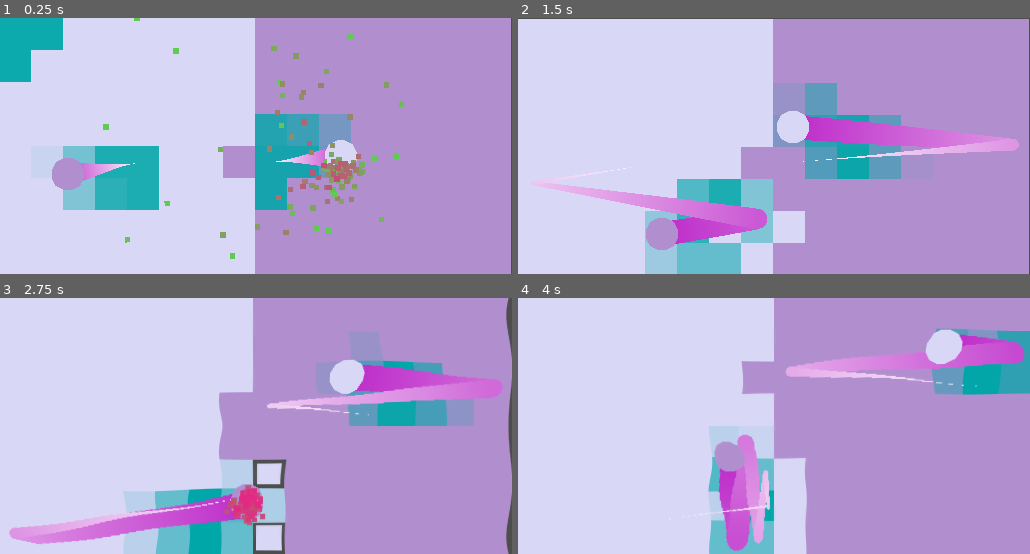
Above: before the commit, frames 1-4 (two rows, left to right).
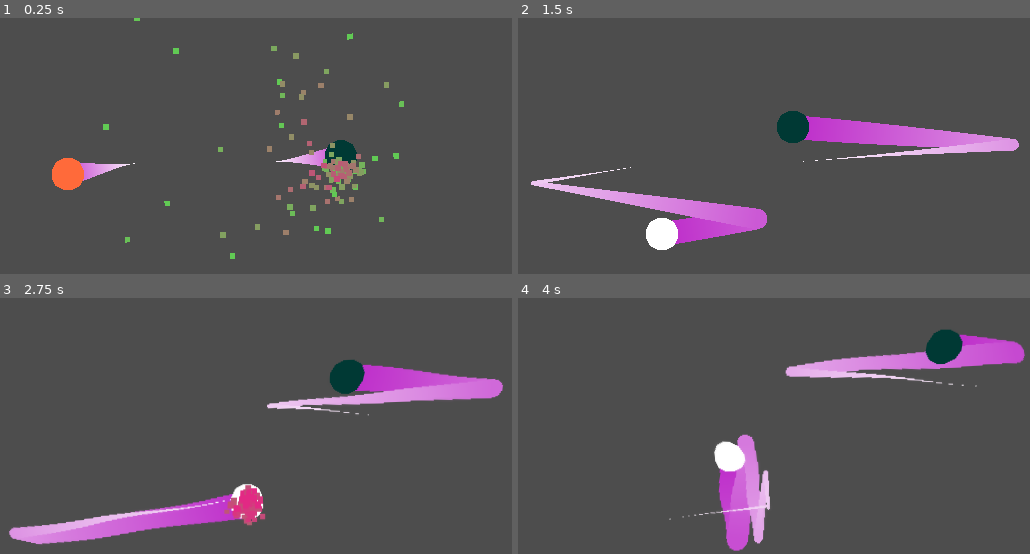
Above: after the commit, the same moments.

Repository: CodyI20/Godot-effects
Game: Godot game, scene res://Scenes/game.tscn
The game is run twice, just before and just after one commit, with the same random seed, the same clock (stepped at 60 frames per second) and the same inputs.
Inputs:
- Up to frame 1 (0.25 s): no input
- Up to frame 2 (1.5 s): no input
- Up to frame 3 (2.75 s): no input
- Up to frame 4 (4 s): no input

The runs differ from the first frame. In frame 1, 97% of the frame differs, in the area x 0-100%, y 0-100%; in frame 2, 93%; in frame 3, 92%; in frame 4, 94%.

Commit message:
Updates
 New effects implemented:
- Ball flashes when it collides with anything
- A ripple effect is played when the tile gets collided with by either of the balls

Things to add:
- Add the shiny effect somewhere
- Make it so that the ripple effect changes the color as it passes over the texture

Things to fix:

- RIPPLE EFFECT on POLYGON2D : In order to do this you are required to place a texture on the Polygon2D. I used a placeholder texture so I can set the UVs and use the shader material.  ** FIND A WAY TO MAKE IT NOT DARKEN THE COLORS ** (Since the placeholder texture has the bright pink color)

- Remove the color tween from the tiles so you can replace it with the new ripple effect

- Change the values inside the wait_times of the ball_polygon.gd script in order to make it feel more like a quick lightning effect

Diff:
--- /dev/null
+++ b/Art/Shaders/CIUV.gdshader
@@ -0,0 +1,5 @@
+shader_type canvas_item;
+
+void fragment() {
+	COLOR = vec4(UV, 0.5, 1.0);
+}
--- /dev/null
+++ b/Art/Shaders/flash.gdshader
@@ -0,0 +1,12 @@
+shader_type canvas_item;
+
+uniform vec4 flash_color : source_color = vec4(1.0);
+uniform bool flash = false;
+
+void fragment() {
+	vec4 color = texture(TEXTURE, UV);
+
+	if (flash){
+		COLOR = mix(color,flash_color, color.a);
+	}
+}
--- a/Art/Shaders/ripple.gdshader
+++ b/Art/Shaders/ripple.gdshader
@@ -1,14 +1,43 @@
 shader_type canvas_item;
 
-uniform float wave_count : hint_range(1.0, 50.0, 1.0) = 20.0;
-uniform float speed : hint_range(0.0, 50.0, 0.1) = 3.0;
-uniform float height : hint_range(0.0, 0.1, 0.001) = 0.003;
-uniform sampler2D SCREEN_TEXTURE: hint_screen_texture, filter_linear_mipmap;
+uniform vec3 color: source_color;
+uniform float num_cells: hint_range(2.0, 20.0, 1.0)=10.0;
+uniform float speed: hint_range(0.1,2.0, 0.01)=1.0;
+uniform float smoothness: hint_range(0.5, 0.99, 0.01)=0.99;
+uniform float angle: hint_range(0.0, 360.0)=45.0;
 
-void fragment() {
-	vec2 cPos = -1.0 + 2.0 * UV / (1.0 / TEXTURE_PIXEL_SIZE);
-	float cLength = length(cPos);
-	vec2 uv = FRAGCOORD.xy / (1.0 / SCREEN_PIXEL_SIZE).xy + (cPos/cLength) * cos(cLength * wave_count - TIME * speed) * height;
-    vec3 col = texture(SCREEN_TEXTURE,uv).xyz;
-	COLOR = vec4(col,1.0);
+uniform float progress : hint_range(0.0, 1.1, 0.05) = 0.0;
+
+float rectanglef (vec2 uv, float width, float height, float feather){
+	vec2 uv_cartesian = uv * 2.0 - 1.0;
+	vec2 uv_reflected = abs(uv_cartesian);
+	float dfx = smoothstep(width,width+feather,uv_reflected.x);
+	float dfy = smoothstep(height,height+feather,uv_reflected.y);
+	return max(dfx,dfy);
 }
+
+vec2 rotation ( vec2 uv, vec2 center, float ang){
+	mat2 rotation = mat2(
+					vec2(cos(ang), -sin(ang)),
+					vec2(sin(ang), cos(ang))
+					);
+	uv -= center;
+	uv *= rotation;
+	uv += center;
+	return uv;
+}
+
+void fragment(){
+
+	vec2 igrid = floor(UV * num_cells)/num_cells;
+
+	igrid = rotation(igrid, vec2(0.5), angle * PI/180.0);
+	igrid.x += 1.1 - progress*speed*2.1;
+	vec2 fgrid = fract(UV * num_cells);
+	float rect_mask = rectanglef(igrid, 0.001,2.0,smoothness);
+	float grid_mask = 1.0 - rectanglef(fgrid,rect_mask,rect_mask,0.0);
+	float outline_mask = 1.0 - rectanglef(fgrid,rect_mask+0.1,rect_mask+0.1,0.0) - grid_mask;
+	vec3 outline = outline_mask * color;
+	vec3 output = mix(COLOR.rgb,outline,outline_mask);
+	COLOR = vec4(output, outline_mask + grid_mask);
+}
--- /dev/null
+++ b/Art/Shaders/screen_ripple.gdshader
@@ -0,0 +1,14 @@
+shader_type canvas_item;
+
+uniform float wave_count : hint_range(1.0, 50.0, 1.0) = 20.0;
+uniform float speed : hint_range(0.0, 50.0, 0.1) = 3.0;
+uniform float height : hint_range(0.0, 0.1, 0.001) = 0.003;
+uniform sampler2D SCREEN_TEXTURE: hint_screen_texture, filter_linear_mipmap;
+
+void fragment() {
+	vec2 cPos = -1.0 + 2.0 * UV / (1.0 / TEXTURE_PIXEL_SIZE);
+	float cLength = length(cPos);
+	vec2 uv = FRAGCOORD.xy / (1.0 / SCREEN_PIXEL_SIZE).xy + (cPos/cLength) * cos(cLength * wave_count - TIME * speed) * height;
+    vec3 col = texture(SCREEN_TEXTURE,uv).xyz;
+	COLOR = vec4(col,1.0);
+}
--- /dev/null
+++ b/Art/Shaders/shine.gdshader
@@ -0,0 +1,69 @@
+shader_type canvas_item;
+render_mode blend_premul_alpha;
+
+uniform float Line_Smoothness : hint_range(0, 0.1) = 0.045;
+uniform float Line_Width : hint_range(0, 0.2) = 0.09;
+uniform float Brightness = 3.0;
+uniform float Rotation_deg : hint_range(-90, 90) = 30;
+uniform float Distortion : hint_range(1, 2) = 1.8;
+uniform float Speed = 0.7;
+uniform float Position : hint_range(0, 1) = 0;
+uniform float Position_Min = 0.25;
+uniform float Position_Max = 0.5;
+uniform float Alpha : hint_range(0, 1) = 1;
+uniform sampler2D surface: source_color;
+
+vec2 rotate_uv(vec2 uv, vec2 center, float rotation, bool use_degrees){
+		float _angle = rotation;
+		if(use_degrees){
+			_angle = rotation * (3.1415926/180.0);
+		}
+		mat2 _rotation = mat2(
+			vec2(cos(_angle), -sin(_angle)),
+			vec2(sin(_angle), cos(_angle))
+		);
+		vec2 _delta = uv - center;
+		_delta = _rotation * _delta;
+		return _delta + center;
+	}
+
+void fragment() {
+	vec2 center_uv = UV - vec2(0.5, 0.5);
+	float gradient_to_edge = max(abs(center_uv.x), abs(center_uv.y));
+	gradient_to_edge = gradient_to_edge * Distortion;
+	gradient_to_edge = 1.0 - gradient_to_edge;
+	vec2 rotaded_uv = rotate_uv(UV, vec2(0.5, 0.5), Rotation_deg, true);
+
+	float remapped_position;
+	{
+		float output_range = Position_Max - Position_Min;
+		remapped_position = Position_Min + output_range * Position;
+	}
+
+	float remapped_time = TIME * Speed + remapped_position;
+	remapped_time = fract(remapped_time);
+	{
+		remapped_time = -2.0 + 4.0 * remapped_time;
+	}
+
+	vec2 offset_uv = vec2(rotaded_uv.xy) + vec2(remapped_time, 0.0);
+	float line = vec3(offset_uv, 0.0).x;
+	line = abs(line);
+	line = gradient_to_edge * line;
+	line = sqrt(line);
+
+	float line_smoothness = clamp(Line_Smoothness, 0.001, 1.0);
+	float offset_plus = Line_Width + line_smoothness;
+	float offset_minus = Line_Width - line_smoothness;
+
+	float remapped_line;
+	{
+		float input_range = offset_minus - offset_plus;
+		remapped_line = (line - offset_plus) / input_range;
+	}
+	remapped_line *= Brightness;
+	remapped_line = min(remapped_line, Alpha);
+
+	vec4 surface_tex = texture(surface, UV);
+	COLOR.rgba *= vec4(remapped_line) * surface_tex.a;
+}
--- a/Scenes/ball.tscn
+++ b/Scenes/ball.tscn
@@ -1,6 +1,14 @@
-[gd_scene load_steps=3 format=3 uid="uid://dy6iv0x8udb1v"]
+[gd_scene load_steps=6 format=3 uid="uid://dy6iv0x8udb1v"]
 
 [ext_resource type="Script" path="res://Scripts/ball.gd" id="1_b2blh"]
+[ext_resource type="Shader" path="res://Art/Shaders/flash.gdshader" id="2_g0nl4"]
+[ext_resource type="Script" path="res://Scripts/ball_polygon.gd" id="3_3reul"]
+
+[sub_resource type="ShaderMaterial" id="ShaderMaterial_bdwog"]
+resource_local_to_scene = true
+shader = ExtResource("2_g0nl4")
+shader_parameter/flash_color = Color(1, 1, 1, 1)
+shader_parameter/flash = false
 
 [sub_resource type="CircleShape2D" id="CircleShape2D_rw2ro"]
 radius = 4.0
@@ -11,10 +19,14 @@
 collision_mask = 13
 motion_mode = 1
 script = ExtResource("1_b2blh")
+colour_ball_one = Color(0, 0.225495, 0.206829, 1)
+colour_ball_two = Color(1, 0.417617, 0.228691, 1)
 
 [node name="Polygon2D" type="Polygon2D" parent="."]
+material = SubResource("ShaderMaterial_bdwog")
 color = Color(1, 1, 0, 1)
 polygon = PackedVector2Array(1, 1, 3, 0, 5, 0, 7, 1, 8, 3, 8, 4, 8, 5, 7, 7, 5, 8, 4, 8, 3, 8, 1, 7, 0, 5, 0, 4, 0, 3)
+script = ExtResource("3_3reul")
 
 [node name="CollisionShape2D" type="CollisionShape2D" parent="."]
 position = Vector2(4, 4)
--- a/Scenes/game.tscn
+++ b/Scenes/game.tscn
@@ -1,9 +1,10 @@
-[gd_scene load_steps=9 format=3 uid="uid://d2uopcpeaxl8o"]
+[gd_scene load_steps=12 format=3 uid="uid://d2uopcpeaxl8o"]
 
 [ext_resource type="Script" path="res://Scripts/screen_shake.gd" id="1_oeu2d"]
 [ext_resource type="PackedScene" uid="uid://dy6iv0x8udb1v" path="res://Scenes/ball.tscn" id="2_u88ny"]
 [ext_resource type="PackedScene" uid="uid://8u50fc06u2ye" path="res://Scenes/tile.tscn" id="3_twn5j"]
-[ext_resource type="Shader" path="res://Art/Shaders/ripple.gdshader" id="4_alt8s"]
+[ext_resource type="Shader" path="res://Art/Shaders/flash.gdshader" id="4_06u4l"]
+[ext_resource type="Shader" path="res://Art/Shaders/screen_ripple.gdshader" id="4_alt8s"]
 [ext_resource type="Script" path="res://Scripts/color_rect.gd" id="5_dji1p"]
 
 [sub_resource type="RectangleShape2D" id="RectangleShape2D_ar8xm"]
@@ -11,6 +12,18 @@
 
 [sub_resource type="RectangleShape2D" id="RectangleShape2D_6j2en"]
 size = Vector2(16, 96)
+
+[sub_resource type="ShaderMaterial" id="ShaderMaterial_ycgao"]
+resource_local_to_scene = true
+shader = ExtResource("4_06u4l")
+shader_parameter/flash_color = Color(1, 1, 1, 1)
+shader_parameter/flash = false
+
+[sub_resource type="ShaderMaterial" id="ShaderMaterial_d0pu0"]
+resource_local_to_scene = true
+shader = ExtResource("4_06u4l")
+shader_parameter/flash_color = Color(1, 1, 1, 1)
+shader_parameter/flash = false
 
 [sub_resource type="ShaderMaterial" id="ShaderMaterial_qai06"]
 shader = ExtResource("4_alt8s")
@@ -693,6 +706,7 @@
 is_ball_one = true
 
 [node name="Polygon2D" parent="Ball1" index="0"]
+material = SubResource("ShaderMaterial_ycgao")
 color = Color(1, 0, 0, 1)
 
 [node name="Ball2" parent="." instance=ExtResource("2_u88ny")]
@@ -700,6 +714,7 @@
 collision_mask = 20
 
 [node name="Polygon2D" parent="Ball2" index="0"]
+material = SubResource("ShaderMaterial_d0pu0")
 color = Color(0, 0, 1, 1)
 
 [node name="CanvasLayer" type="CanvasLayer" parent="."]
--- a/Scenes/tile.tscn
+++ b/Scenes/tile.tscn
@@ -1,7 +1,20 @@
-[gd_scene load_steps=5 format=3 uid="uid://8u50fc06u2ye"]
+[gd_scene load_steps=11 format=3 uid="uid://8u50fc06u2ye"]
 
 [ext_resource type="Script" path="res://Scripts/tile.gd" id="1_1rer8"]
+[ext_resource type="Shader" path="res://Art/Shaders/ripple.gdshader" id="2_sxlu0"]
 [ext_resource type="Script" path="res://Scenes/tile_polygon.gd" id="2_x260a"]
+
+[sub_resource type="ShaderMaterial" id="ShaderMaterial_s6f38"]
+resource_local_to_scene = true
+shader = ExtResource("2_sxlu0")
+shader_parameter/color = Color(0, 0, 0, 1)
+shader_parameter/num_cells = 10.0
+shader_parameter/speed = 1.0
+shader_parameter/smoothness = 0.99
+shader_parameter/angle = 45.0
+shader_parameter/progress = 0.0
+
+[sub_resource type="PlaceholderTexture2D" id="PlaceholderTexture2D_n74lp"]
 
 [sub_resource type="RectangleShape2D" id="RectangleShape2D_6rn0g"]
 size = Vector2(8, 8)
@@ -9,24 +22,65 @@
 [sub_resource type="RectangleShape2D" id="RectangleShape2D_vs45s"]
 size = Vector2(8, 8)
 
+[sub_resource type="Animation" id="Animation_o8mlw"]
+length = 0.001
+tracks/0/type = "value"
+tracks/0/imported = false
+tracks/0/enabled = true
+tracks/0/path = NodePath("Polygon2D:material:shader_parameter/progress")
+tracks/0/interp = 1
+tracks/0/loop_wrap = true
+tracks/0/keys = {
+"times": PackedFloat32Array(0),
+"transitions": PackedFloat32Array(1),
+"update": 0,
+"values": [0.0]
+}
+
+[sub_resource type="Animation" id="Animation_inhrw"]
+resource_name = "Shine"
+tracks/0/type = "value"
+tracks/0/imported = false
+tracks/0/enabled = true
+tracks/0/path = NodePath("Polygon2D:material:shader_parameter/progress")
+tracks/0/interp = 1
+tracks/0/loop_wrap = true
+tracks/0/keys = {
+"times": PackedFloat32Array(0, 1),
+"transitions": PackedFloat32Array(1, 1),
+"update": 0,
+"values": [0.0, 1.1]
+}
+
+[sub_resource type="AnimationLibrary" id="AnimationLibrary_rao1b"]
+_data = {
+"RESET": SubResource("Animation_o8mlw"),
+"Shine": SubResource("Animation_inhrw")
+}
+
 [node name="Tile" type="StaticBody2D"]
 collision_layer = 8
 collision_mask = 0
 script = ExtResource("1_1rer8")
 
 [node name="Polygon2D" type="Polygon2D" parent="."]
+material = SubResource("ShaderMaterial_s6f38")
 position = Vector2(4, 4)
-color = Color(1, 0, 1, 1)
+color = Color(0.453247, 0, 0.195932, 1)
+texture = SubResource("PlaceholderTexture2D_n74lp")
 polygon = PackedVector2Array(-4, -4, 4, -4, 4, 4, -4, 4)
+uv = PackedVector2Array(0, 0, 1, 0, 1, 1, 0, 1)
 script = ExtResource("2_x260a")
 new_color = Color(3.94672e-06, 0.655486, 0.660021, 1)
-new_size = Vector2(0.5, 0.5)
+new_size = Vector2(0.4, 0.4)
 
 [node name="CollisionShape2D" type="CollisionShape2D" parent="."]
+visible = false
 position = Vector2(4, 4)
 shape = SubResource("RectangleShape2D_6rn0g")
 
 [node name="Area2D" type="Area2D" parent="."]
+visible = false
 collision_layer = 0
 collision_mask = 48
 
@@ -34,4 +88,9 @@
 position = Vector2(4, 4)
 shape = SubResource("RectangleShape2D_vs45s")
 
+[node name="AnimationPlayer" type="AnimationPlayer" parent="."]
+libraries = {
+"": SubResource("AnimationLibrary_rao1b")
+}
+
 [connection signal="body_entered" from="Area2D" to="Polygon2D" method="_on_area_2d_body_entered"]
--- a/Scenes/tile_polygon.gd
+++ b/Scenes/tile_polygon.gd
@@ -5,17 +5,21 @@
 @export var new_size : Vector2
 var initial_size : Vector2
 var current_color : Color
+@onready var animation_player: AnimationPlayer = $"../AnimationPlayer"
 
 func _ready() -> void:
 	initial_size = scale
 	var parent = get_parent()
 	if parent is Tile:
-		parent.on_collision.connect(change_size)
+		parent.on_collision.connect(collision_effects)
 
-func change_size() -> void:
+func collision_effects() -> void:
+	# Create a ripple on the tile
+	animation_player.play("Shine")
+	# Scale the tile
 	var tween = get_tree().create_tween()
-	await tween.tween_property(self, "scale", new_size, .1)
-	await tween.tween_property(self, "scale", initial_size, .1)
+	await tween.tween_property(self, "scale", new_size, .15)
+	await tween.tween_property(self, "scale", initial_size, .15)
 
 
 #region NEW EFFECT 1
--- a/Scripts/ball.gd
+++ b/Scripts/ball.gd
@@ -2,7 +2,7 @@
 class_name Ball
 
 const BOUNCE_EFFECT = preload("res://Scenes/Effects/bounce_effect.tscn")
-@onready var polygon_2d: Polygon2D = $Polygon2D
+@onready var polygon_2d: BallPolygon2D = $Polygon2D
 
 
 @export var is_ball_one := false
@@ -42,6 +42,10 @@
 		bounce_effect.position += Vector2(4,4)
 		add_child(bounce_effect)
 
+		# Create a flash on the ball
+		polygon_2d.flash_ball()
+
+		# Fluctuate ball size
 
 
 		# If the collision is with a tile, toggle it
--- /dev/null
+++ b/Scripts/ball_polygon.gd
@@ -0,0 +1,11 @@
+extends Polygon2D
+class_name BallPolygon2D
+
+func flash_ball() -> void:
+	var wait_times = [0.2, 0.15, 0.1]
+
+	for wait_time in wait_times:
+		material.set_shader_parameter('flash', true)
+		await get_tree().create_timer(wait_time).timeout
+		material.set_shader_parameter('flash', false)
+		await get_tree().create_timer(wait_time/2).timeout
--- a/project.godot
+++ b/project.godot
@@ -10,7 +10,7 @@
 
 [application]
 
-config/name="ShadersGold2"
+config/name="EffectsAchievements"
 run/main_scene="res://Scenes/game.tscn"
 config/features=PackedStringArray("4.3", "GL Compatibility")
 config/icon="res://Art/2D/icon.svg"
